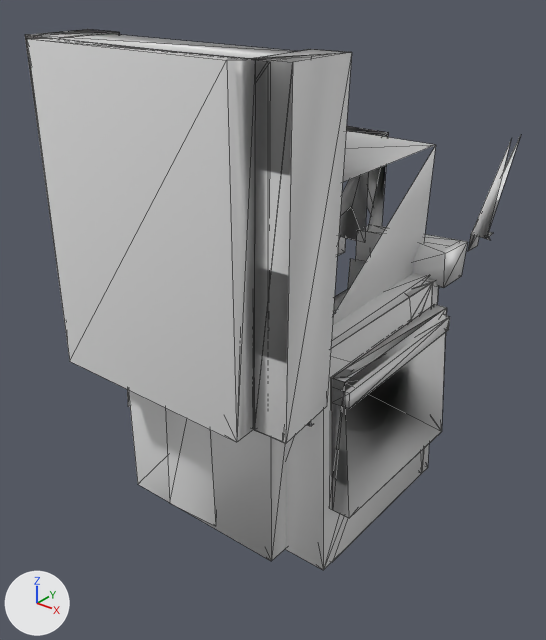
The OBJ model src/main/resources/assets/kn8/meshes/kota/body.obj: old version first, new version second.
One viewpoint serves both versions: a camera (50 mm lens) standing at (0.403, -0.524, 1.345) and looking at (0.003, -0.023, 1.035). The axes (+X, +Y, +Z) are drawn at lower left. The lights are the same throughout. The first picture is the older version. Mesh edges are drawn as thin lines. Where no turn or scale is listed for an object, it has been applied to the vertices. Vertices at exactly the same position are counted once.

Objects in the first picture: 'body'.
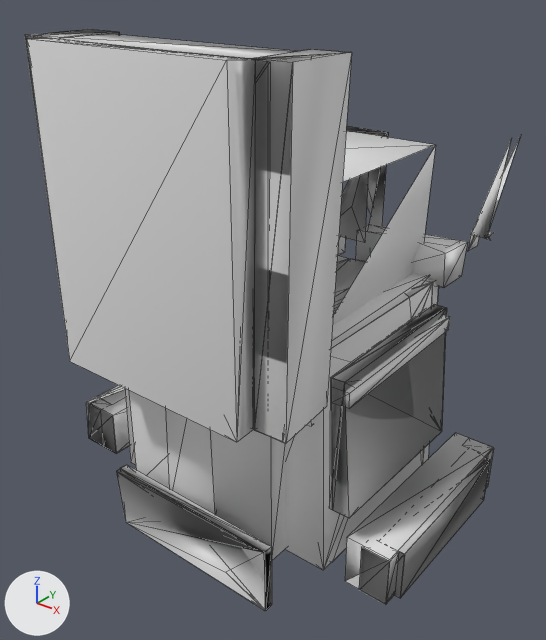
Location of each change, [x1, y1, x2, y2] in pixels of the pictures (546 x 640 px):
'body', reshaped (8% taller)
    before: [25, 29, 521, 570]
    after: [25, 29, 521, 611]
part 1 of me_body, added
    after: [86, 385, 129, 454]
part 2 of me_body, added
    after: [359, 457, 490, 605]
part 3 of me_body, added
    after: [116, 465, 272, 611]
part 4 of me_body, built on (mostly hidden)
    before: [332, 176, 474, 378]
    after: [125, 176, 494, 604]

Diff of the bpy script that builds the scene:
```diff
--- a/src/main/resources/assets/kn8/meshes/kota/body.obj.py
+++ b/src/main/resources/assets/kn8/meshes/kota/body.obj.py
@@ me_body @@
 # used by ob_body; location = (0.0, 0.0, 0.0)
-me_body.from_pydata(...)  # 281 vertices, 484 faces; spans x -0.163..0.149, y -0.179..0.15, z 0.855..1.289
+me_body.from_pydata(...)  # 414 vertices, 807 faces; spans x -0.196..0.194, y -0.179..0.15, z 0.818..1.289
+# me_body part 1: a new loose piece of 31 vertices spanning x -0.196..-0.145, y -0.106..0.09, z 0.86..0.911
+# me_body part 2: a new loose piece of 19 vertices spanning x 0.162..0.194, y -0.106..0.078, z 0.859..0.909
+# me_body part 3: a new loose piece of 15 vertices spanning x -0.097..0.089, y -0.146..-0.13, z 0.818..0.886
+# me_body part 4
+# 24 faces are deleted
+# 46 vertices are added at x -0.194..0.188, y -0.107..0.096, z 0.855..1.07
+# 5 new vertices lie (0.026, 0.0, 0.0) away from vertices in x -0.194..0.162, y 0.077..0.091, z 0.861..0.909
+# 163 new faces join them
+# other edits to the shape of me_body do not show in these pictures
```
